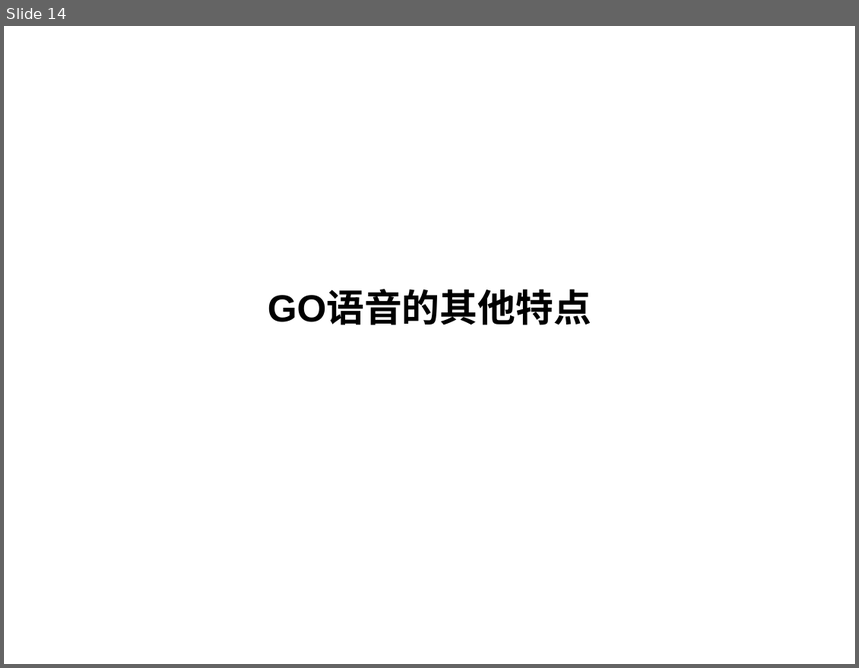
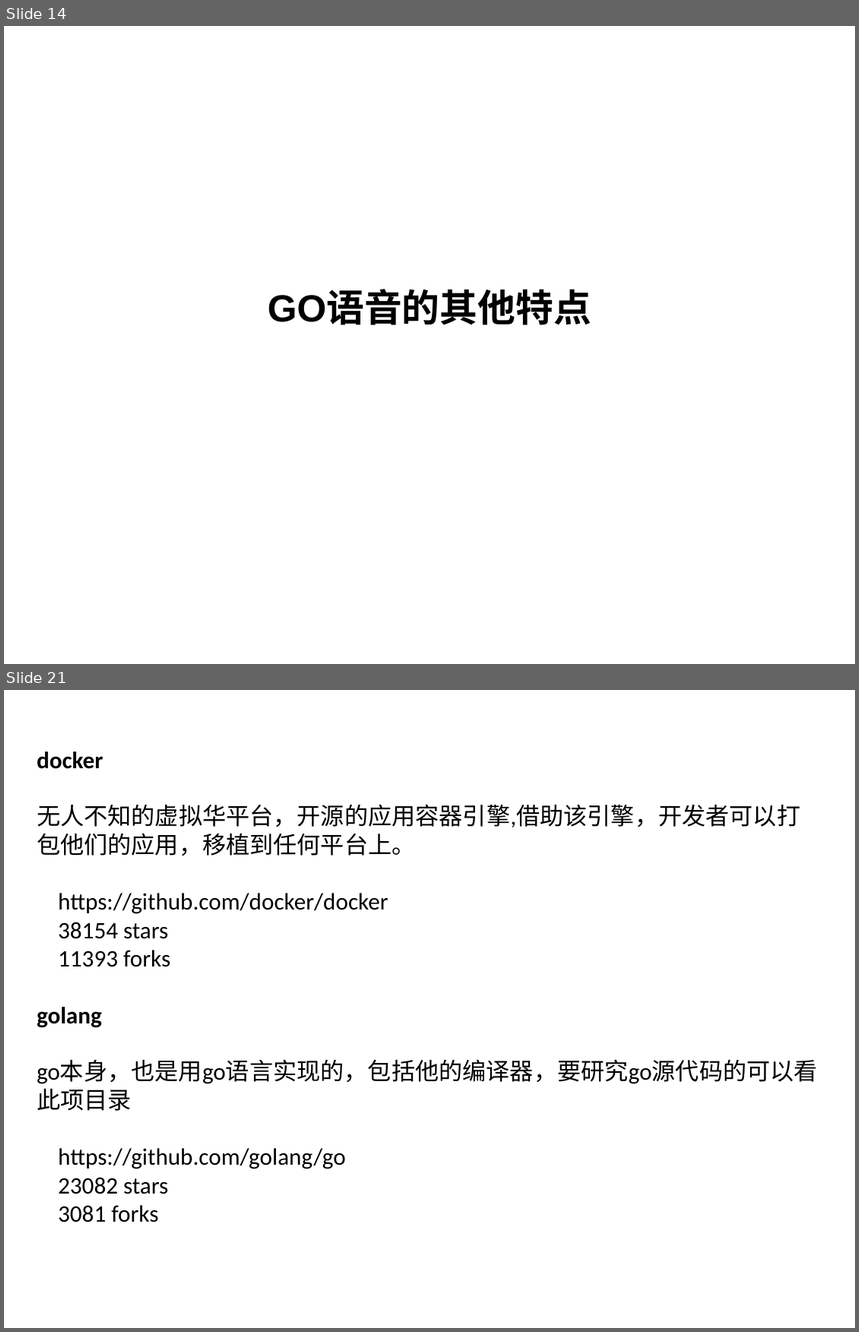
Before and after one commit to yuanyuexiang/GoForSuning, a slide deck: GO门.pptx. Shown one above the other, each under a label of ours: slide 14 before the commit, slides 14 and 21 after it; the slides between them are not shown. The pictures are 859x668 and 859x1332 pixels, drawn with LibreOffice and Linux fonts; fonts in the diff are those of the drawing; background and template pictures are left out. Boxes give left, top, right and bottom in pixels: in the first picture for what was removed or moved away, otherwise in the second. Text is boxed around its words. In the diff, an @@ line names an element or a change of style, - is before the commit and + after.

```diff
--- a/GO门.pptx
+++ b/GO门.pptx
@@ slide 21 added at [4, 690, 855, 1328], background picture (left out) @@
@@ text added at [37, 752, 818, 1223], 20 pt, text #000000 @@
+docker
+无人不知的虚拟华平台，开源的应用容器引擎,借助该引擎，开发者可以打包他们的应用，移植到任何平台上。
+https://github.com/docker/docker
+38154 stars
+11393 forks
+golang
+go本身，也是用go语言实现的，包括他的编译器，要研究go源代码的可以看此项目录
+https://github.com/golang/go
+23082 stars
+3081 forks
@@ text added at [56, 1277, 255, 1310], 11 pt, text #FFFFFF @@
+2013.05.04
@@ page number added at [611, 1277, 810, 1310], 11 pt, text #FFFFFF @@
+20
```
Also in this commit, not shown: 3 slides changed, 11 other slides added, 2 other files.
